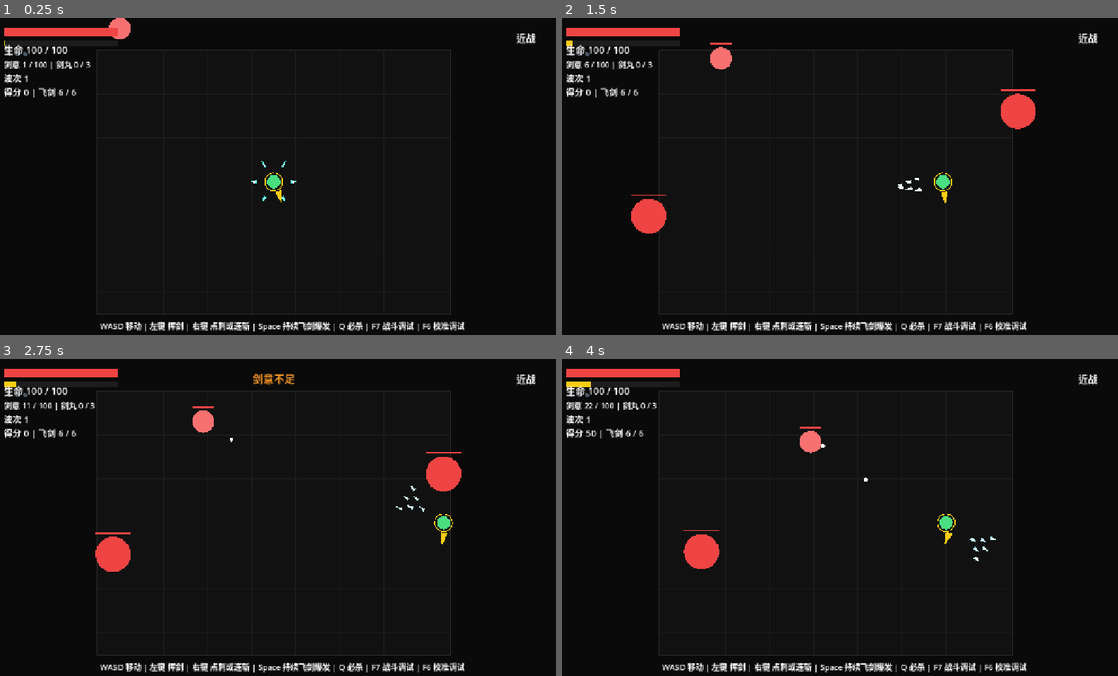
Above: before the commit, frames 1-4 (two rows, left to right).
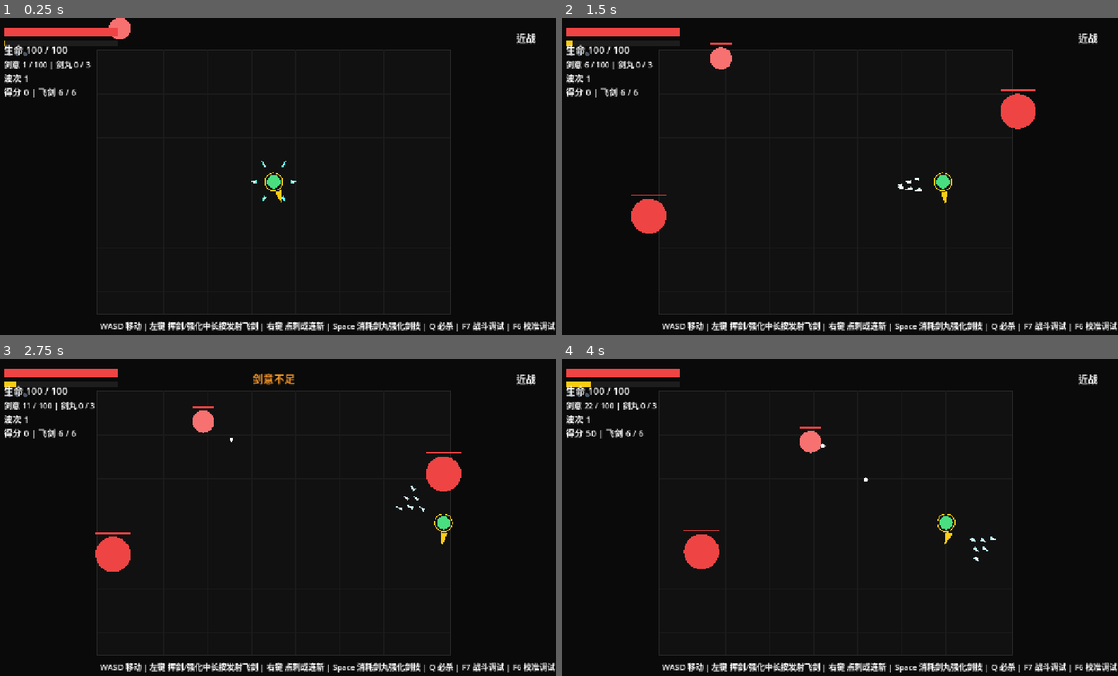
Above: after the commit, the same moments.

Repository: nwueditorfan007-coder/SwordCultivator
Game: Godot game, scene res://scenes/main/Main.tscn
Two runs of this game, one before a commit and one after it. Both use one fixed random seed, a clock stepped at 60 frames per second and the inputs below.
Inputs (mouse positions are in pixels of both pictures, inside the frame that each line leads up to):
- Up to frame 1 (0.25 s): no input
- Up to frame 2 (1.5 s): tap Enter at 0.5 s; move the mouse to (962, 160) at 0.52 s; hold D (move_right) 0.53-1.25 s; hold Space (absorb) 0.53-1.25 s; click (962, 160) at 0.67 s; drag from (723, 192) to (806, 239) at 1.27 s
- Up to frame 3 (2.75 s): move the mouse to (328, 447) at 2.02 s; hold D (move_right) from 2.03 s (still down); right-click (328, 447) at 2.1 s; click (328, 447) at 2.17 s
- Up to frame 4 (4 s): release D (move_right) at 2.75 s; drag from (806, 580) to (667, 469) at 2.77 s; move the mouse to (1006, 565) at 3.52 s; hold A (move_left) from 3.53 s (still down); tap 1 at 3.6 s; click (1006, 565) at 3.67 s

The runs differ from the first frame. In frame 1, 1.4% of the frame differs, in the area x 32-100%, y 95-99%; in frame 2, 1.4%; in frame 3, 1.4%; in frame 4, 1.4%.

Commit message:
Enhance empowered sword array visuals and ring guard

Diff:
--- a/scripts/system/game_renderer.gd
+++ b/scripts/system/game_renderer.gd
@@ -4,6 +4,10 @@
 const SwordArrayConfig = preload("res://scripts/system/sword_array_config.gd")
 const SwordArrayController = preload("res://scripts/system/sword_array_controller.gd")
 const SwordArrayBandRenderer = preload("res://scripts/system/sword_array_band_renderer.gd")
+
+const EMPOWERED_ARRAY_CORE_COLOR := Color("f8fafc")
+const EMPOWERED_ARRAY_EDGE_COLOR := Color("22d3ee")
+const EMPOWERED_ARRAY_FLARE_COLOR := Color("fb7185")
 
 
 static func draw_game(main: Node2D) -> void:
@@ -103,6 +107,7 @@
 			main.draw_arc(empty_slot_pos, 7.0, 0.0, TAU, 18, ghost_color, 1.2)
 		slot_index += 1
 
+	var array_empowered: bool = main._is_array_empowered()
 	for array_sword in main.array_swords:
 		var array_sword_pos: Vector2 = main._to_screen(array_sword["pos"])
 		var array_sword_color: Color = SwordArrayController.get_accent_color(main._get_sword_array_morph_state())
@@ -110,8 +115,8 @@
 			array_sword_color = main.COLORS["array_sword_return"]
 		elif array_sword["state"] == "outbound":
 			array_sword_color = main.COLORS["array_sword"]
-		if main._is_array_empowered():
-			array_sword_color = array_sword_color.lerp(main.COLORS["sword_resource"], 0.28)
+		if array_empowered:
+			array_sword_color = _get_empowered_array_sword_color(main, array_sword_color)
 		var forward: Vector2 = Vector2.RIGHT
 		if array_sword["vel"].length_squared() > 1.0:
 			forward = array_sword["vel"].normalized()
@@ -120,13 +125,20 @@
 			if forward.is_zero_approx():
 				forward = Vector2.RIGHT
 		var side: Vector2 = forward.rotated(PI * 0.5)
-		var tip_pos: Vector2 = array_sword_pos + forward * 10.0
-		var left_pos: Vector2 = array_sword_pos - forward * 6.0 + side * 4.0
-		var right_pos: Vector2 = array_sword_pos - forward * 6.0 - side * 4.0
-		if main._is_array_empowered():
-			main.draw_circle(array_sword_pos, 8.0, Color(array_sword_color.r, array_sword_color.g, array_sword_color.b, 0.12))
+		var sword_length: float = 14.0 if array_empowered else 10.0
+		var sword_tail_length: float = 8.0 if array_empowered else 6.0
+		var sword_half_width: float = 5.0 if array_empowered else 4.0
+		var tip_pos: Vector2 = array_sword_pos + forward * sword_length
+		var left_pos: Vector2 = array_sword_pos - forward * sword_tail_length + side * sword_half_width
+		var right_pos: Vector2 = array_sword_pos - forward * sword_tail_length - side * sword_half_width
+		if array_empowered:
+			_draw_empowered_array_sword_trail(main, array_sword, array_sword_pos, forward, side, array_sword_color)
 		_try_draw_colored_polygon(main, PackedVector2Array([tip_pos, left_pos, right_pos]), array_sword_color)
-		main.draw_circle(array_sword_pos, 2.2, Color.WHITE)
+		if array_empowered:
+			main.draw_line(array_sword_pos - forward * 5.0, tip_pos, _with_alpha(EMPOWERED_ARRAY_CORE_COLOR, 0.95), 2.0)
+			main.draw_circle(array_sword_pos, 3.0, EMPOWERED_ARRAY_CORE_COLOR)
+		else:
+			main.draw_circle(array_sword_pos, 2.2, Color.WHITE)
 
 	if main.debug_calibration_mode:
 		_draw_debug_calibration_overlay(main, player_pos)
@@ -145,6 +157,54 @@
 
 	main.draw_set_transform(Vector2.ZERO, 0.0, Vector2.ONE)
 	draw_hud_bars(main)
+
+
+static func _get_empowered_array_sword_color(main: Node2D, base_color: Color) -> Color:
+	var pulse: float = 0.5 + 0.5 * sin(main.elapsed_time * 12.0)
+	var empower_timer: float = float(main.player.get("array_empower_timer", 0.0))
+	var color: Color = base_color.lerp(EMPOWERED_ARRAY_EDGE_COLOR, 0.62)
+	color = color.lerp(EMPOWERED_ARRAY_FLARE_COLOR, 0.22 + pulse * 0.16)
+	if empower_timer <= 1.2:
+		color = color.lerp(main.COLORS["health"], 0.22 + 0.18 * pulse)
+	return color
+
+
+static func _draw_empowered_array_sword_trail(
+	main: Node2D,
+	array_sword: Dictionary,
+	array_sword_pos: Vector2,
+	forward: Vector2,
+	side: Vector2,
+	array_sword_color: Color
+) -> void:
+	var state: String = String(array_sword.get("state", "ready"))
+	var speed: float = array_sword["vel"].length()
+	var pulse: float = 0.5 + 0.5 * sin(main.elapsed_time * 16.0 + float(array_sword.get("slot_index", 0)) * 0.8)
+	var trail_length: float = 24.0
+	if state != "ready":
+		trail_length = 42.0 + minf(speed * 0.018, 30.0)
+	var tail_end: Vector2 = array_sword_pos - forward * trail_length
+	var inner_tail: Vector2 = array_sword_pos - forward * trail_length * 0.58
+	var flare_color: Color = EMPOWERED_ARRAY_FLARE_COLOR.lerp(array_sword_color, 0.35 + pulse * 0.2)
+	var edge_color: Color = EMPOWERED_ARRAY_EDGE_COLOR.lerp(array_sword_color, 0.3)
+
+	main.draw_line(tail_end, array_sword_pos - forward * 5.0, _with_alpha(flare_color, 0.18 + pulse * 0.08), 8.0)
+	main.draw_line(inner_tail, array_sword_pos - forward * 2.0, _with_alpha(edge_color, 0.42 + pulse * 0.14), 4.0)
+	main.draw_line(
+		array_sword_pos - forward * trail_length * 0.34 + side * 3.2,
+		array_sword_pos + forward * 6.0,
+		_with_alpha(EMPOWERED_ARRAY_CORE_COLOR, 0.45),
+		1.2
+	)
+	main.draw_line(
+		array_sword_pos - forward * trail_length * 0.34 - side * 3.2,
+		array_sword_pos + forward * 6.0,
+		_with_alpha(EMPOWERED_ARRAY_CORE_COLOR, 0.3),
+		1.2
+	)
+	main.draw_circle(array_sword_pos, 10.0 + pulse * 2.0, _with_alpha(edge_color, 0.14))
+	var flare_angle: float = forward.angle()
+	main.draw_arc(array_sword_pos, 13.0 + pulse * 3.0, flare_angle - 0.8, flare_angle + 0.8, 12, _with_alpha(flare_color, 0.48), 1.6)
 
 
 static func _draw_debug_calibration_overlay(main: Node2D, player_pos: Vector2) -> void:
@@ -325,6 +385,12 @@
 	main.draw_colored_polygon(points, color)
 
 
+static func _with_alpha(color: Color, alpha: float) -> Color:
+	var result: Color = color
+	result.a = alpha
+	return result
+
+
 static func _is_valid_fill_polygon(points: PackedVector2Array) -> bool:
 	if points.size() < 3:
 		return false
--- a/scripts/system/main.gd
+++ b/scripts/system/main.gd
@@ -85,6 +85,8 @@
 const ACTION_FAILURE_REPEAT_DELAY := 0.35
 const ACTION_FAILURE_FLASH_DURATION := 0.28
 const DEFLECT_BULLET_SPEED_MULTIPLIER := 8.0
+const EMPOWERED_RING_BULLET_CLEAR_RADIUS := 34.0
+const EMPOWERED_RING_PLAYER_CLEAR_RADIUS := 58.0
 
 const DAMAGE_SOURCE_NONE := ""
 const DAMAGE_SOURCE_MELEE := "melee"
@@ -277,6 +279,14 @@
 		_reset_sword_array_hold_state()
 
 	player["array_hold_ratio"] = 0.0
+	if left_mouse_held:
+		player["array_hold_timer"] = min(
+			float(player.get("array_hold_timer", 0.0)) + delta,
+			SwordArrayConfig.HOLD_THRESHOLD
+		)
+		player["array_hold_ratio"] = clampf(float(player.get("array_hold_timer", 0.0)) / SwordArrayConfig.HOLD_THRESHOLD, 0.0, 1.0)
+	else:
+		player["array_hold_timer"] = 0.0
 	if _can_use_array_attack():
 		if not player["array_is_firing"]:
 			if _get_ready_array_sword_count() > 0:
@@ -397,7 +407,11 @@
 
 
 func _can_use_array_attack() -> bool:
-	return _is_array_empowered()
+	if not _is_array_empowered():
+		return false
+	if not left_mouse_held:
+		return false
+	return float(player.get("array_hold_timer", 0.0)) >= SwordArrayConfig.HOLD_THRESHOLD
 
 
 func _get_active_array_sword_count() -> int:
@@ -1151,6 +1165,12 @@
 					_remove_bullet(index)
 					index -= 1
 					continue
+				if _empowered_ring_guard_clears_bullet(bullet):
+					_create_particles(bullet["pos"], COLORS["array_sword"], 4)
+					screen_shake = max(screen_shake, 1.6)
+					_remove_bullet(index)
+					index -= 1
+					continue
 				if _player_hit_by_bullet(bullet):
 					_remove_bullet(index)
 					index -= 1
@@ -1173,6 +1193,8 @@
 					array_sword["guidance_distance"] = float(array_sword.get("guidance_distance", 0.0)) + array_sword["vel"].length() * delta
 					_emit_array_sword_trail(array_sword, delta, false)
 				_decay_array_sword_target_cooldowns(array_sword, delta)
+				if not batch_return_ready:
+					_clear_bullets_near_empowered_ring_sword(array_sword, travel_mode)
 				if not batch_return_ready and not bool(array_sword.get("has_hit_target", false)):
 					var hit_result: Dictionary = _array_sword_hits_enemy(array_sword)
 					if bool(hit_result.get("hit", false)):
@@ -1222,6 +1244,7 @@
 					_emit_array_sword_trail(array_sword, delta, true)
 		sword_index -= 1
 	_layout_ready_array_swords(delta)
+	_clear_bullets_near_ready_empowered_ring_swords()
 
 
 func _array_sword_hits_enemy(array_sword: Dictionary) -> Dictionary:
@@ -1252,6 +1275,57 @@
 			_create_particles(array_sword["pos"], COLORS["array_sword"], 15)
 			return hit_result
 	return hit_result
+
+
+func _clear_bullets_near_empowered_ring_sword(array_sword: Dictionary, travel_mode: String) -> void:
+	if not _is_array_empowered() or travel_mode != SwordArrayConfig.MODE_RING:
+		return
+	var bullet_index: int = bullets.size() - 1
+	var cleared_count: int = 0
+	while bullet_index >= 0:
+		var bullet: Dictionary = bullets[bullet_index]
+		if String(bullet.get("state", "")) != "normal":
+			bullet_index -= 1
+			continue
+		if bullet["pos"].distance_to(array_sword["pos"]) > bullet["radius"] + array_sword["radius"] + EMPOWERED_RING_BULLET_CLEAR_RADIUS:
+			bullet_index -= 1
+			continue
+		_create_particles(bullet["pos"], COLORS["array_sword"], 4)
+		_remove_bullet(bullet_index)
+		cleared_count += 1
+		bullet_index -= 1
+	if cleared_count > 0:
+		screen_shake = max(screen_shake, 1.8)
+
+
+func _clear_bullets_near_ready_empowered_ring_swords() -> void:
+	if not _is_empowered_ring_guard_active():
+		return
+	for array_sword in array_swords:
+		if String(array_sword.get("state", "")) != "ready":
+			continue
+		_clear_bullets_near_empowered_ring_sword(array_sword, SwordArrayConfig.MODE_RING)
+
+
+func _empowered_ring_guard_clears_bullet(bullet: Dictionary) -> bool:
+	if not _is_empowered_ring_guard_active():
+		return false
+	if String(bullet.get("state", "")) != "normal":
+		return false
+	if player["pos"].distance_to(bullet["pos"]) <= EMPOWERED_RING_PLAYER_CLEAR_RADIUS + float(bullet.get("radius", BULLET_RADIUS)):
+		return true
+	for array_sword in array_swords:
+		if String(array_sword.get("travel_mode", SwordArrayConfig.MODE_RING)) != SwordArrayConfig.MODE_RING:
+			continue
+		if String(array_sword.get("state", "")) == "":
+			continue
+		if bullet["pos"].distance_to(array_sword["pos"]) <= float(bullet.get("radius", BULLET_RADIUS)) + float(array_sword.get("radius", ARRAY_SWORD_RADIUS)) + EMPOWERED_RING_BULLET_CLEAR_RADIUS:
+			return true
+	return false
+
+
+func _is_empowered_ring_guard_active() -> bool:
+	return _is_array_empowered() and _get_array_batch_mode() == SwordArrayConfig.MODE_RING
 
 
 func _begin_array_sword_return(array_sword: Dictionary) -> void:
@@ -1779,7 +1853,7 @@
 	elif debug_battle_mode:
 		hint_label.text = "战斗调试 | 1 无限生命 | 2 无限剑意 | 3 一击必杀 | 4 停刷怪 | 5 清敌弹 | 6 无限剑丸资源 | F7 退出 | F6 校准"
 	else:
-		hint_label.text = "WASD 移动 | 左键 挥剑 | 右键 点刺或连斩 | Space 持续飞剑爆发 | Q 必杀 | F7 战斗调试 | F6 校准调试"
+		hint_label.text = "WASD 移动 | 左键 挥剑/强化中长按发射飞剑 | 右键 点刺或连斩 | Space 消耗剑丸强化剑技 | Q 必杀 | F7 战斗调试 | F6 校准调试"
 	game_over_label.text = "力竭身亡\n最终得分 %d  波次 %d\n左键重新开始" % [score, wave]
 
 
Not shown, changed: docs/decisions/PROJECT_DECISIONS.md
Not shown, changed: docs/discussions/SWORD_ARRAY_FEEL_ITERATION_2026-04-18.md
